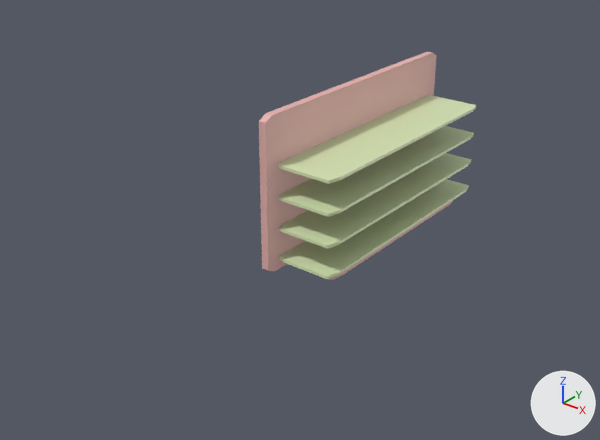
The FBX model rack_custom.fbx, before and after one commit.
Rendered twice from a 50 mm lens placed at (13.3, -21.0, 12.0), pointed at (-1.7, -2.3, 0.3). The lights are fixed; the arrows at lower right show +X, +Y and +Z.

In view in the first picture: 'rack shelves', 'rack shelves.001', 'rack shelves.002', 'rack shelves.003', 'rack_back'.
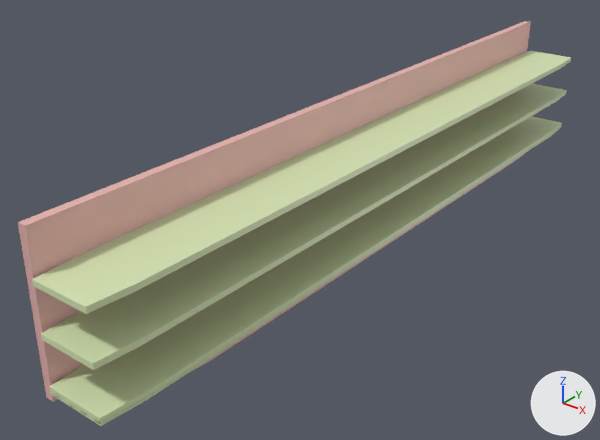
What the commit changed:
Object 'rack shelves' (ob_rack_shelves) is rescaled from (-1.0, -4.22, -0.0532) to (-1.0, -12.5, -0.0495).
Object 'rack_back' (ob_rack_back) is rescaled from (-0.13, -1.09, -46.5) to (-0.13, -0.992, -46.5).
Object 'rack shelves.001' (ob_rack_shelves_001) moves from (0.0, 0.0, -18.81) to (0.0, 0.0, -1.738).
Object 'rack shelves.001' (ob_rack_shelves_001) is rescaled from (1.0, 1.0, 1.0) to (1.0, 1.0, 1.94).
Object 'rack shelves.003' (ob_rack_shelves_003) moves from (0.0, 0.0, -18.81) to (0.0, 0.0, -14.49).
Object 'rack shelves.002' (ob_rack_shelves_002) moves from (0.0, 0.0, -37.62) to (0.0, 0.0, -30.96).
Object 'rack shelves.002' (ob_rack_shelves_002) is rescaled from (1.0, 1.0, 1.0) to (1.0, 1.0, 1.94).

Boxes [x1, y1, x2, y2] around the edits, measured in the pictures (600 x 440 px):
'rack_back', rescaled (187% wider, 74% taller): before [259, 52, 437, 271]; after [18, 21, 531, 402]
'rack shelves.003', moved, rescaled (171% wider, 193% taller): before [278, 95, 476, 184]; after [32, 51, 571, 314]
'rack shelves.001', moved, rescaled (166% wider, 219% taller): before [279, 153, 471, 249]; after [49, 116, 562, 424]
'rack shelves.002', moved, rescaled (169% wider, 212% taller): before [279, 126, 474, 217]; after [41, 84, 567, 370]
'rack shelves', rescaled (168% wider, 198% taller): before [279, 179, 469, 279]; after [50, 126, 561, 426]
'rack_bottom', rescaled: before [329, 201, 452, 280]; after [187, 154, 524, 374]
